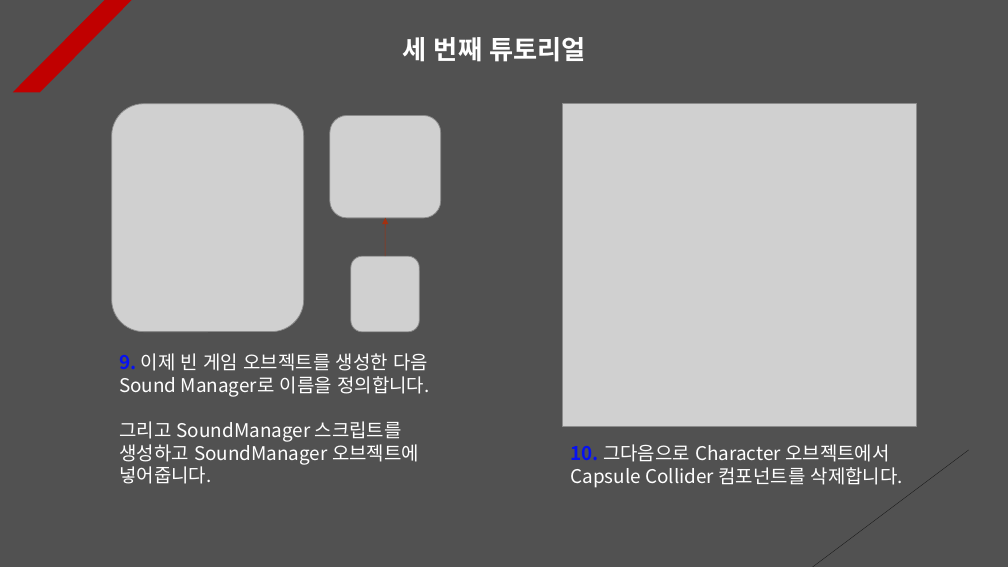
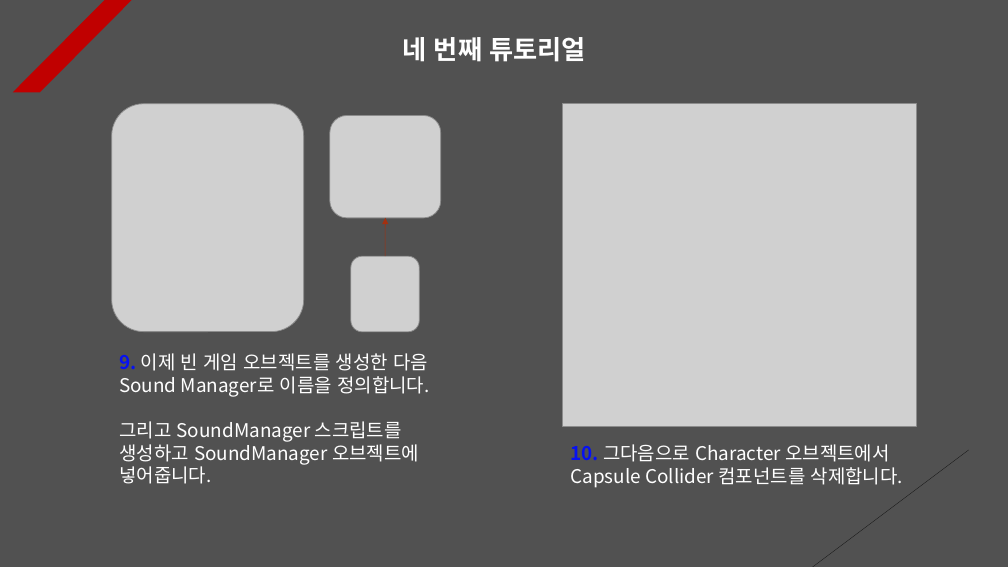
Before and after one commit to Unity2033/3D-UnityEngine, a slide deck: slide 5 of Assets/Class/Sound/PPT Data/Sound Example.pptx (slide 4 before the commit). Drawn at 1008x567 pixels with LibreOffice and Linux fonts; fonts in the diff are those of the drawing; grey boxes stand for pictures. Boxes give left, top, right and bottom in pixels: in the first picture for what was removed or moved away, otherwise in the second. Text is boxed around its words. In the diff, an @@ line names an element or a change of style, - is before the commit and + after.

```diff
--- a/Assets/Class/Sound/PPT Data/Sound Example.pptx
+++ b/Assets/Class/Sound/PPT Data/Sound Example.pptx
@@ text at (403,37,585,62): text changed @@
-세 번째 튜토리얼
+네 번째 튜토리얼
```
Also in this commit, not shown: 9 other slides changed, 1 slide added, 13 other files.
